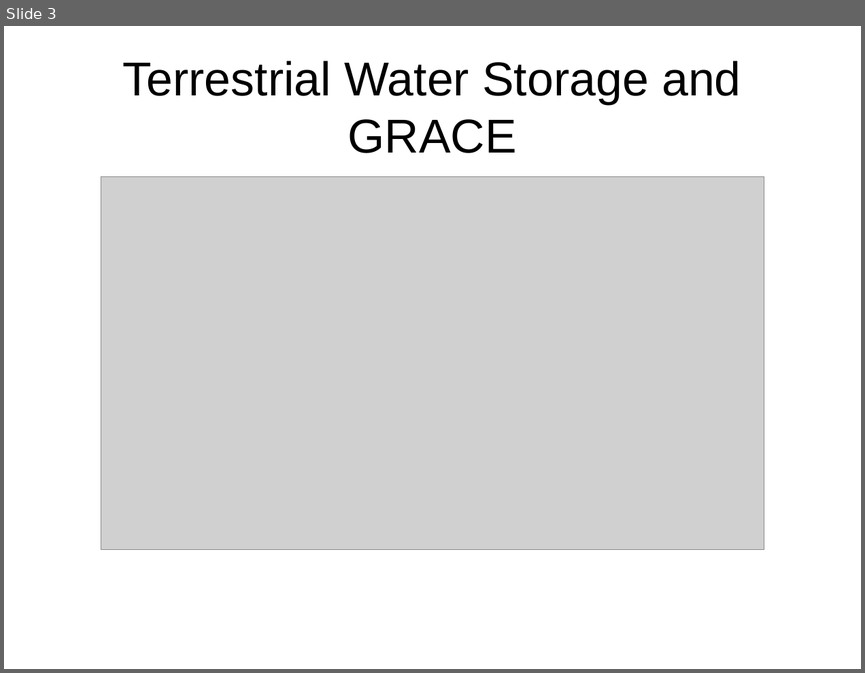
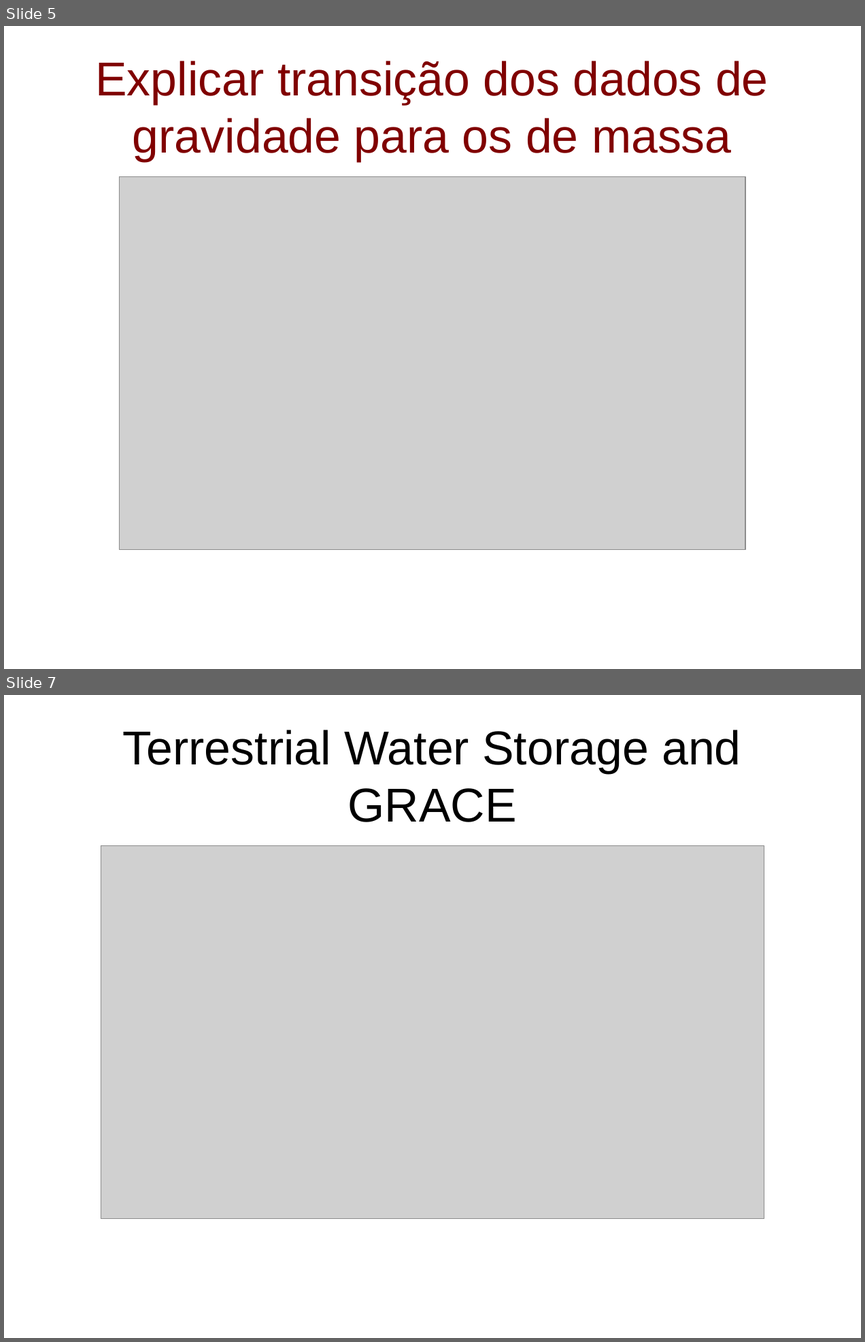
Before and after one commit to fvgatts/apresenta-o, a slide deck: presentation-TWSandGRACE.odp. Shown one above the other, each under a label of ours: slide 3 before the commit, slides 5 and 7 after it; the slides between them are not shown. The pictures are 865x673 and 865x1342 pixels, drawn with LibreOffice and Linux fonts; fonts in the diff are those of the drawing; grey boxes stand for pictures. Boxes give left, top, right and bottom in pixels: in the first picture for what was removed or moved away, otherwise in the second. Text is boxed around its words. In the diff, an @@ line names an element or a change of style, - is before the commit and + after.

```diff
--- a/presentation-TWSandGRACE.odp
+++ b/presentation-TWSandGRACE.odp
@@ slide 5 added at [4,26,861,669], background #FFFFFF @@
@@ title added at [95,61,768,161], 44 pt, text #800000 @@
+Explicar transição dos dados de gravidade para os de massa
@@ picture added at [120,176,746,548] @@
@@ what was slide 3 is now slide 7 @@
```
Also in this commit, not shown: 2 slides changed, 4 other slides added.
